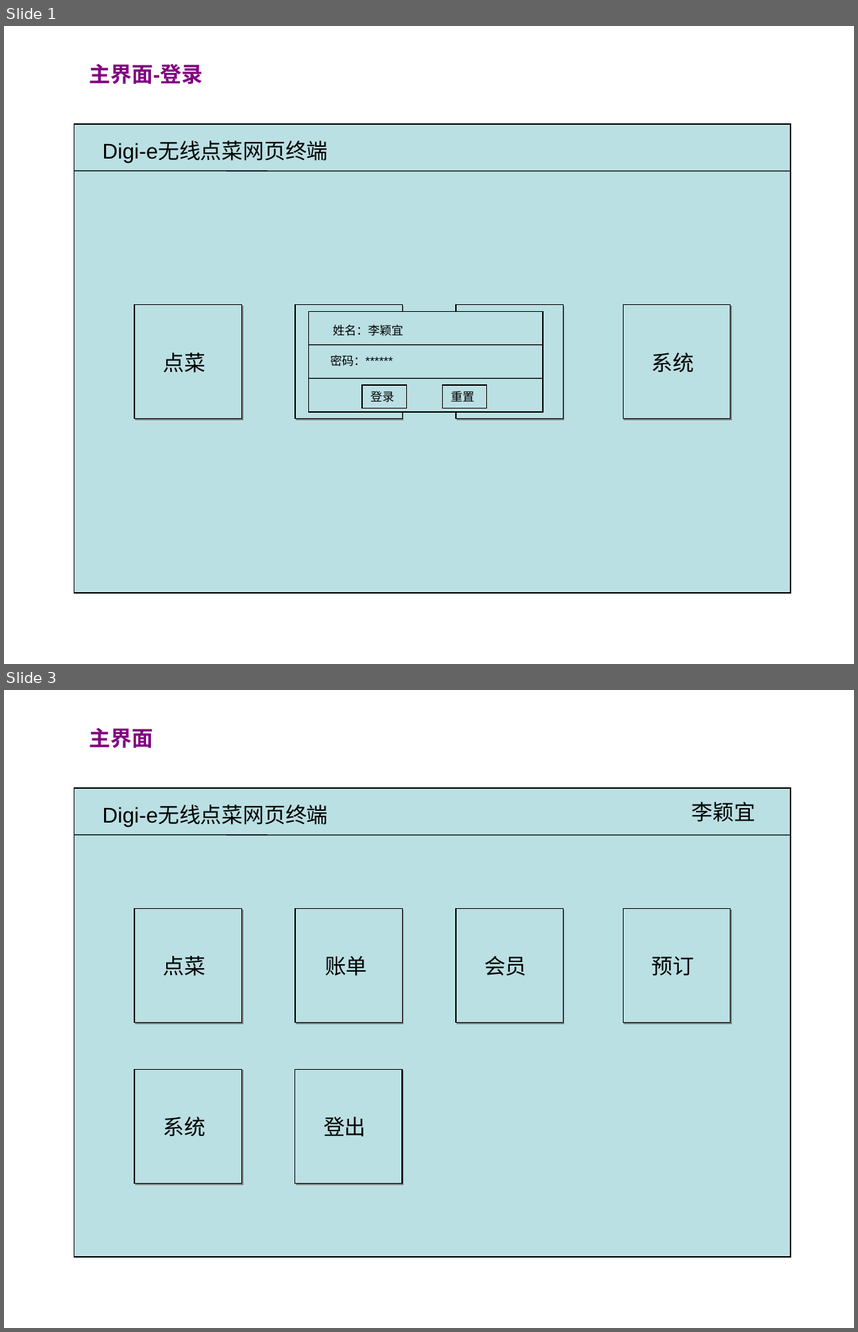
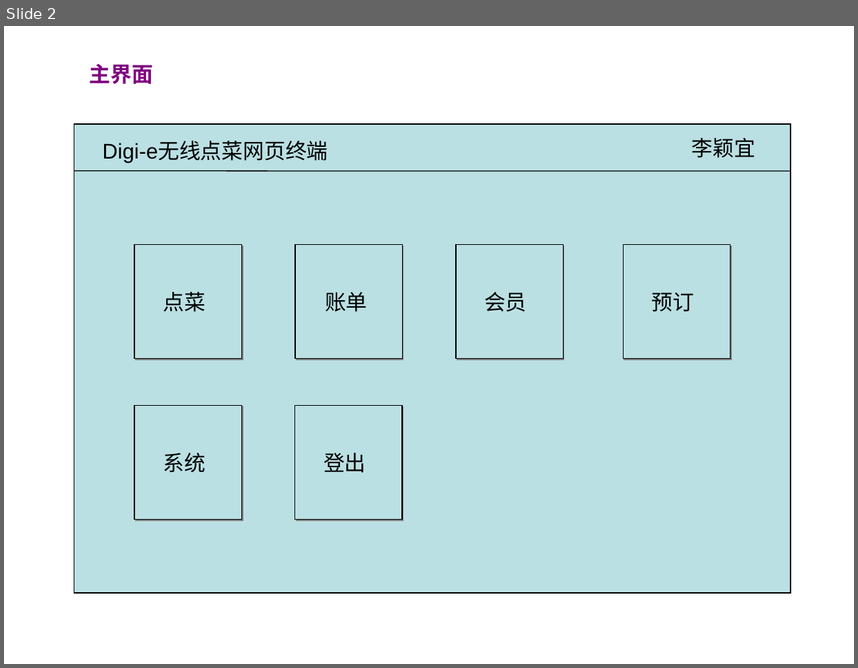
Before and after one commit to runt18/wireless-order-solution, a slide deck: doc/Digi-e网页终端需求.ppt. Shown one above the other, each under a label of ours: slides 1 and 3 before the commit, slide 2 after it; the slides between them are not shown. The pictures are 858x1332 and 858x668 pixels, drawn with LibreOffice and Linux fonts; fonts in the diff are those of the drawing. Boxes give left, top, right and bottom in pixels: in the first picture for what was removed or moved away, otherwise in the second. Text is boxed around its words. In the diff, an @@ line names an element or a change of style, - is before the commit and + after.

```diff
--- a/doc/Digi-e网页终端需求.ppt
+++ b/doc/Digi-e网页终端需求.ppt
@@ slide 1 removed at [4, 26, 854, 664], background #FFFFFF @@
@@ text removed at [90, 64, 203, 84] @@
-主界面-登录
@@ rectangle removed at [74, 124, 791, 592] @@
@@ text removed at [103, 141, 328, 162] @@
-Digi-e无线点菜网页终端
@@ line removed from (74, 170) to (791, 170) @@
@@ rectangle removed at [134, 305, 241, 419] @@
@@ rectangle removed at [296, 305, 403, 419] @@
@@ rectangle removed at [456, 305, 564, 419] @@
@@ rectangle removed at [623, 305, 730, 419] @@
@@ text removed at [163, 352, 205, 372] @@
-点菜
@@ text removed at [652, 352, 695, 372] @@
-系统
@@ group removed at [308, 312, 543, 412]: 3 rectangles, 2 lines, 2 texts @@
-姓名：李颖宜
-密码：******
-登录
-重置
@@ what was slide 3 is now slide 2 @@
```
Also in this commit, not shown: 2 slides changed.
